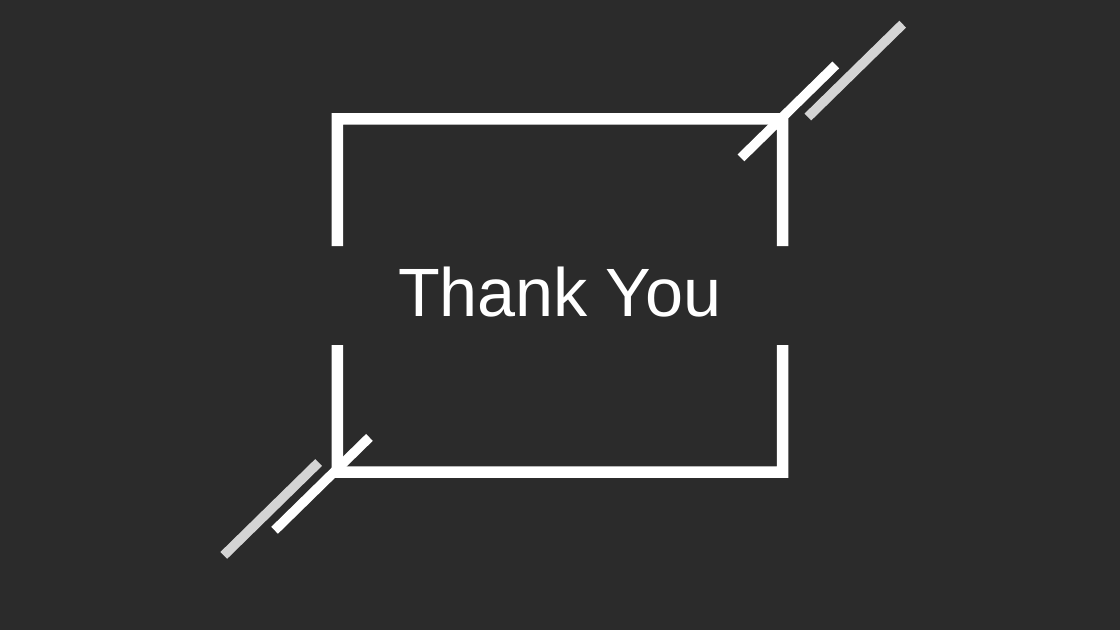
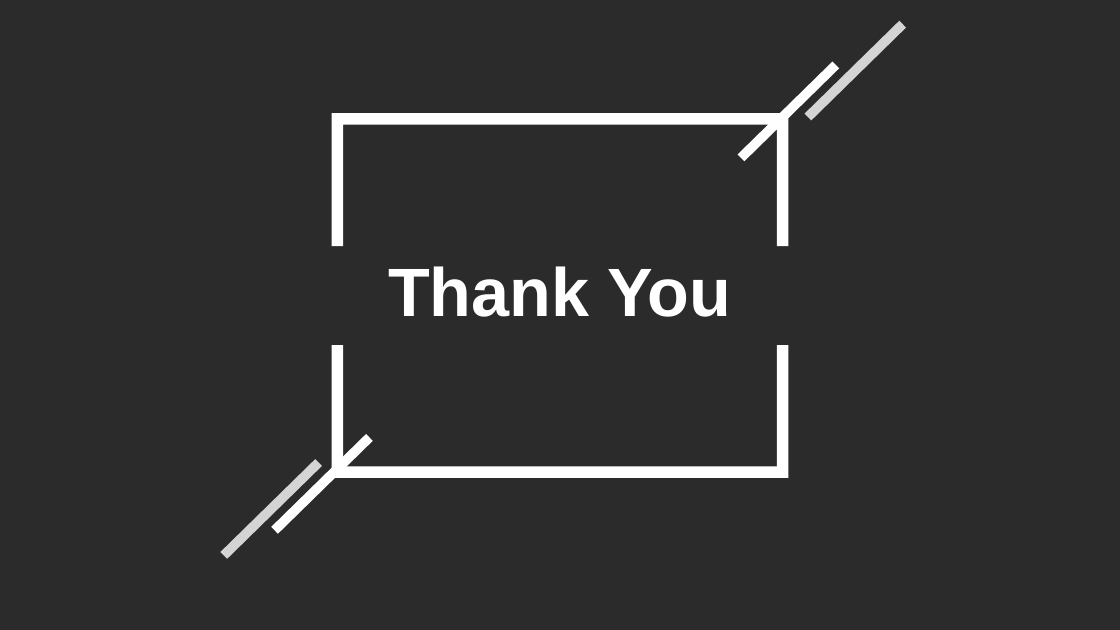
Before and after one commit to tringuyen2711/JTYB, a slide deck: slide 11 of Challenge 0/Autonomy.pptx. Drawn at 1120x630 pixels with LibreOffice and Linux fonts; fonts in the diff are those of the drawing; background and template pictures are left out; a plain dark background stands for a picture behind light text. Boxes give left, top, right and bottom in pixels: in the first picture for what was removed or moved away, otherwise in the second. Text is boxed around its words. In the diff, an @@ line names an element or a change of style, - is before the commit and + after.

```diff
--- a/Challenge 0/Autonomy.pptx
+++ b/Challenge 0/Autonomy.pptx
@@ text "Thank You" at (388,266,731,317): bold on @@
```
Also in this commit, not shown: 8 other slides changed.
